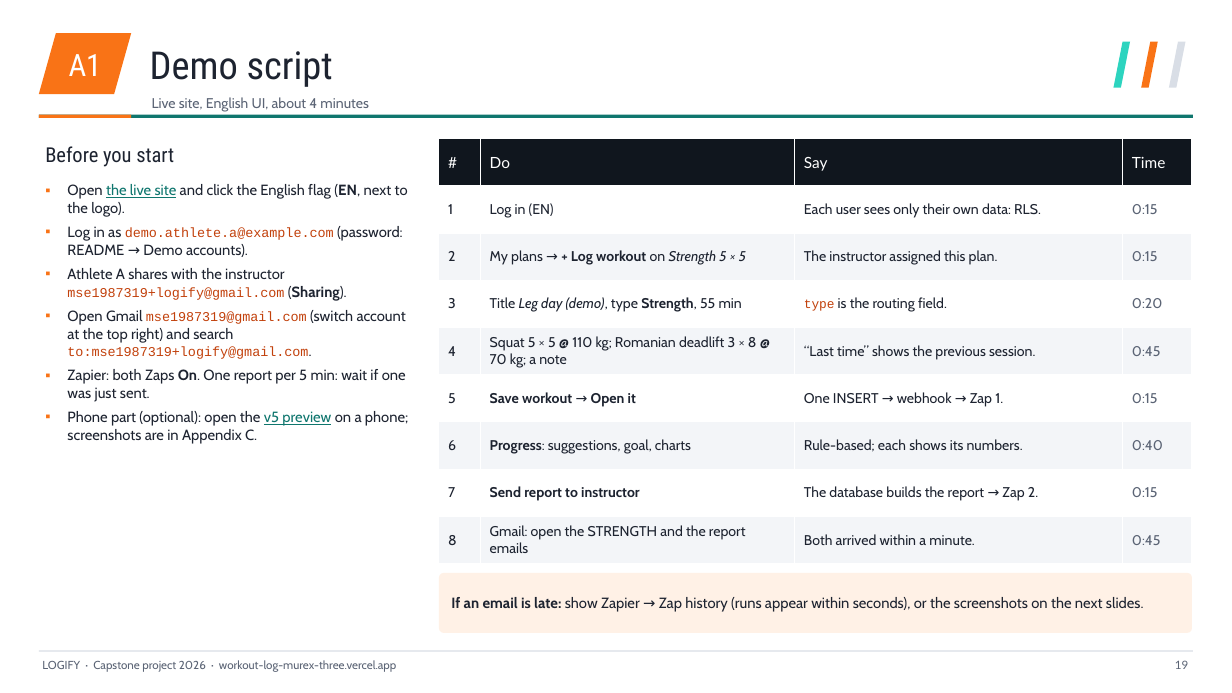
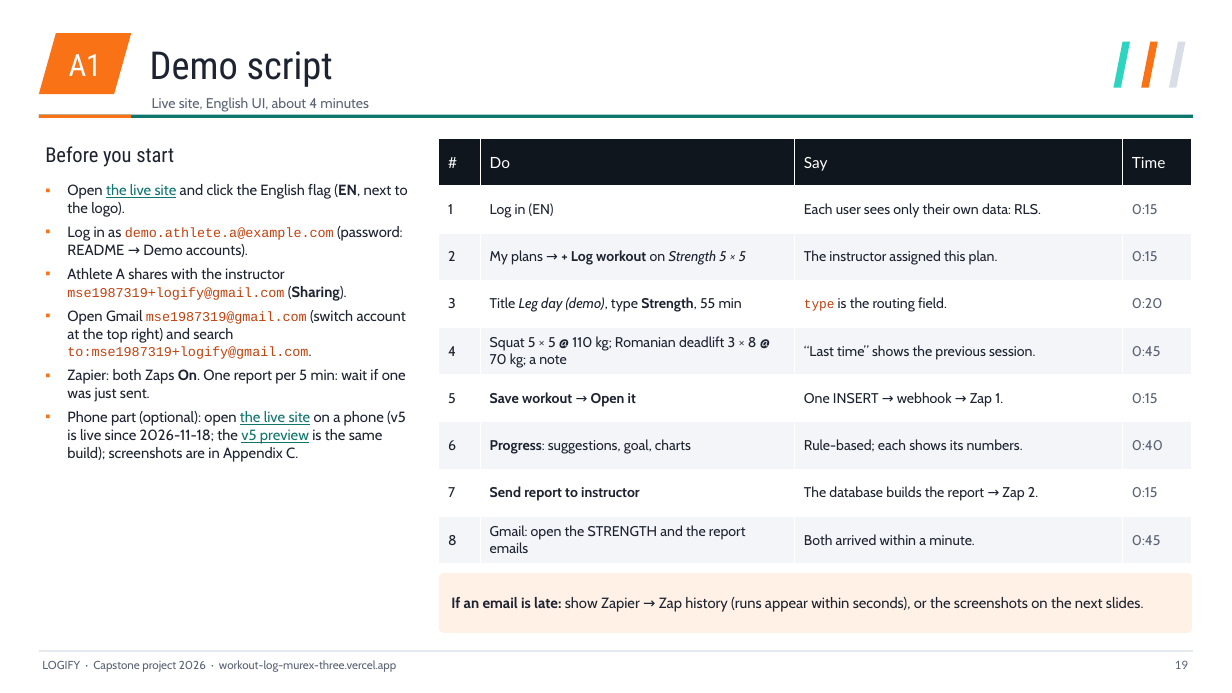
Before and after one commit to mse1987319-png/workout-log, a slide deck: slide 19 of _task/results/Logify_EN.pptx. Drawn at 1232x693 pixels with LibreOffice and Linux fonts; fonts in the diff are those of the drawing. Boxes give left, top, right and bottom in pixels: in the first picture for what was removed or moved away, otherwise in the second. Text is boxed around its words. In the diff, an @@ line names an element or a change of style, - is before the commit and + after.

```diff
--- a/_task/results/Logify_EN.pptx
+++ b/_task/results/Logify_EN.pptx
@@ text at bbox=[67, 411, 406, 462]: text changed @@
-▪ Phone part (optional): open the v5 preview on a phone; screenshots are in Appendix C.
+▪ Phone part (optional): open the live site on a phone (v5 is live since 2026-11-18; the v5 preview is the same build); screenshots are in Appendix C.
```
Also in this commit, not shown: 1 other slide changed, 2 other files.
